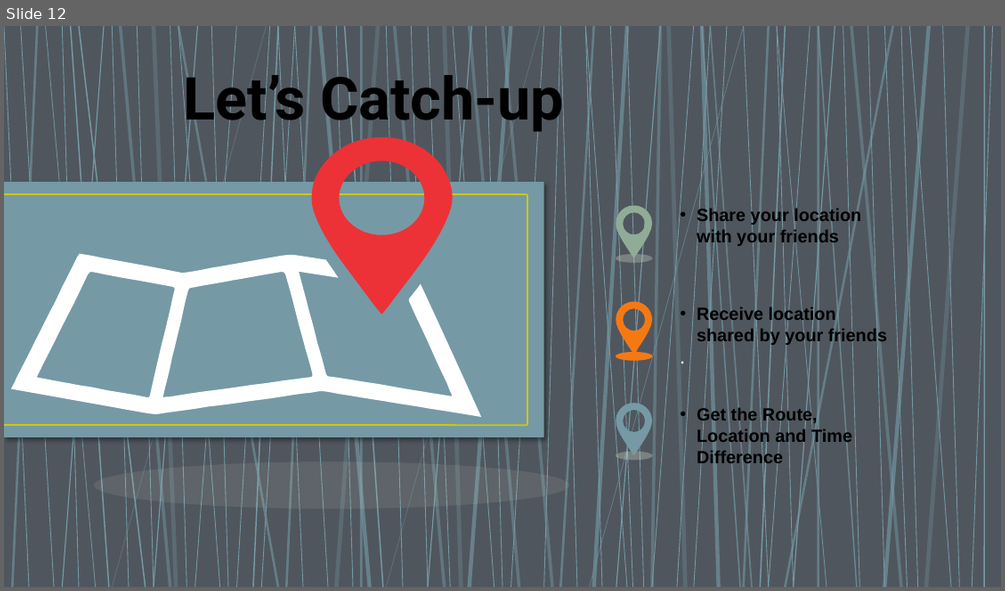
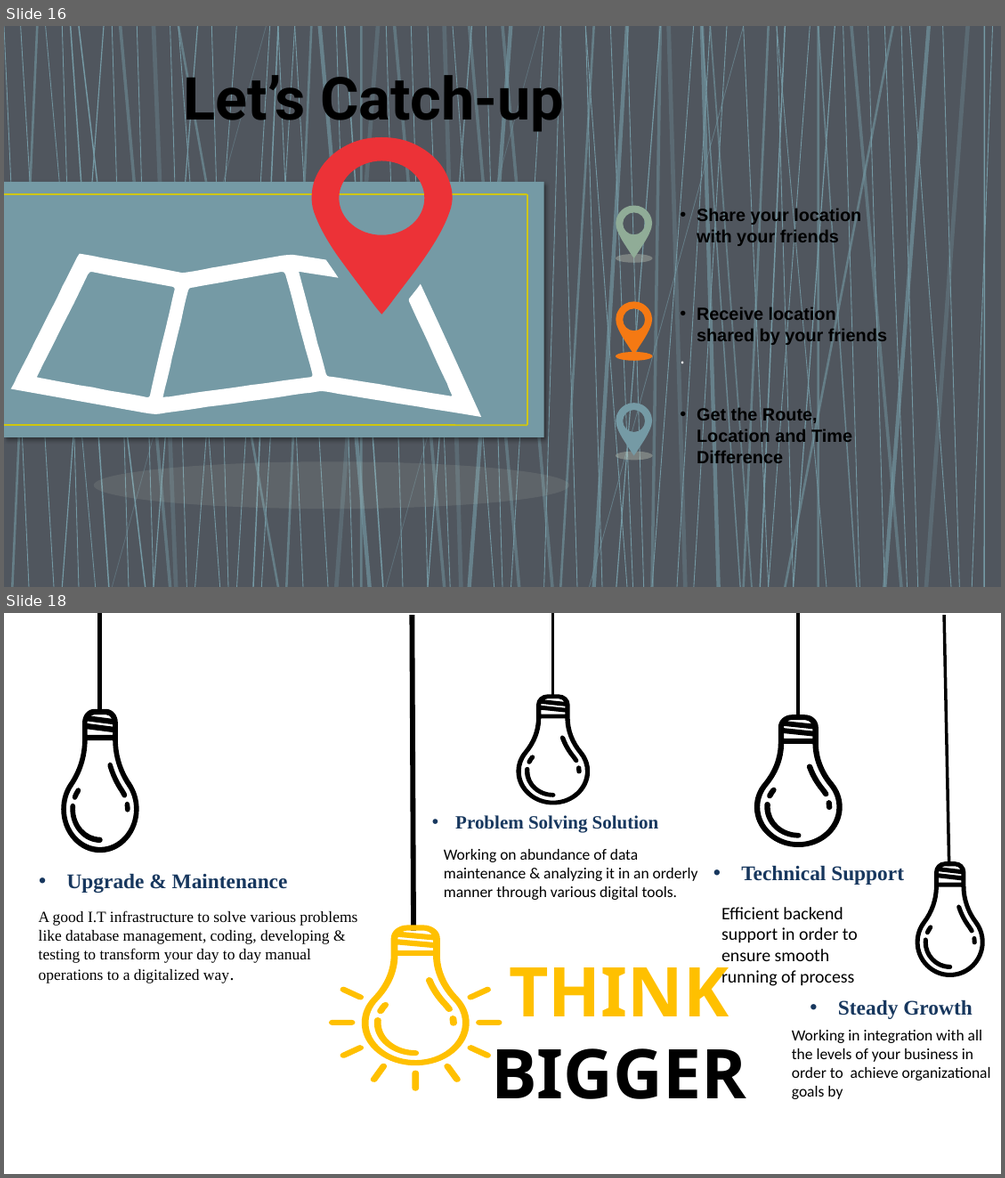
Before and after one commit to Anvisys/Documents, a slide deck: posters.pptx. Shown one above the other, each under a label of ours: slide 12 before the commit, slides 16 and 18 after it; the slides between them are not shown. The pictures are 1005x591 and 1005x1178 pixels, drawn with LibreOffice and Linux fonts; fonts in the diff are those of the drawing. Boxes give left, top, right and bottom in pixels: in the first picture for what was removed or moved away, otherwise in the second. Text is boxed around its words. In the diff, an @@ line names an element or a change of style, - is before the commit and + after.

```diff
--- a/posters.pptx
+++ b/posters.pptx
@@ slide 18 added at (x1=4, y1=613, x2=1001, y2=1174), background #FFFFFF @@
@@ group added at (x1=61, y1=613, x2=138, y2=852): 5 freeform shapes, 1 line @@
@@ line added from (413, 616) to (413, 931), #000000 5 pt @@
@@ group added at (x1=517, y1=613, x2=591, y2=805): 5 freeform shapes, 1 line @@
@@ group added at (x1=754, y1=613, x2=842, y2=847): 5 freeform shapes, 1 line @@
@@ line added from (944, 616) to (949, 866), #000000 3 pt @@
@@ text added at (x1=455, y1=815, x2=659, y2=833), 18 pt, text #17375E, bold @@
+• Problem Solving Solution
@@ text added at (x1=444, y1=849, x2=698, y2=900), 15 pt, text #000000 @@
+Working on abundance of data maintenance & analyzing it in an orderly manner through various digital tools.
@@ text added at (x1=67, y1=873, x2=288, y2=892), 20 pt, text #17375E, bold @@
+• Upgrade & Maintenance
@@ text added at (x1=741, y1=865, x2=904, y2=884), 20 pt, text #17375E, bold @@
+• Technical Support
@@ text added at (x1=39, y1=910, x2=357, y2=983), 15 pt, text #000000 @@
+A good I.T infrastructure to solve various problems like database management, coding, developing & testing to transform your day to day manual operations to a digitalized way.
@@ text added at (x1=721, y1=907, x2=858, y2=986), 17 pt, text #000000 @@
+Efficient backend support in order to ensure smooth running of process
@@ text added at (x1=491, y1=952, x2=746, y2=1099), 66 pt, text #000000, bold @@
+THINK
+BIGGER
@@ group added at (x1=914, y1=861, x2=985, y2=977): 5 freeform shapes @@
@@ text added at (x1=838, y1=999, x2=971, y2=1019), 20 pt, text #17375E, bold @@
+• Steady Growth
@@ text added at (x1=792, y1=1030, x2=991, y2=1099), 15 pt, text #000000 @@
+Working in integration with all the levels of your business in order to achieve organizational goals by
@@ group added at (x1=329, y1=925, x2=502, y2=1092): 14 freeform shapes @@
@@ what was slide 12 is now slide 16 @@
```
Also in this commit, not shown: 1 slide changed, 13 other slides added, 5 other files.
